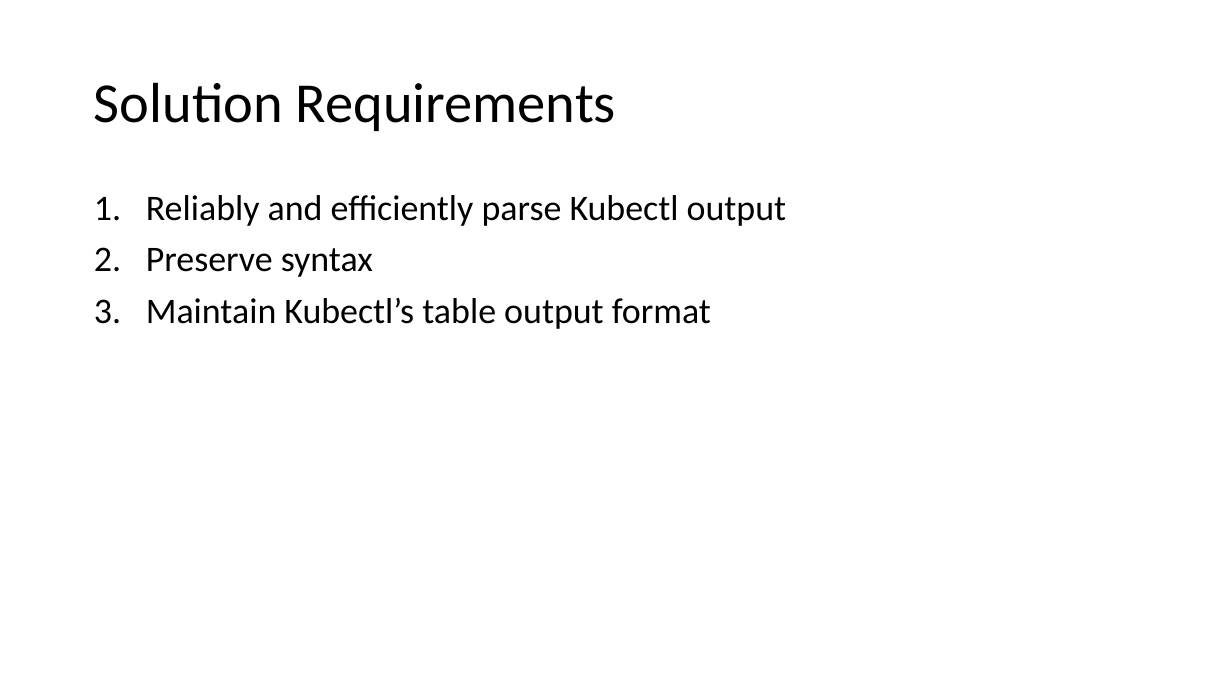
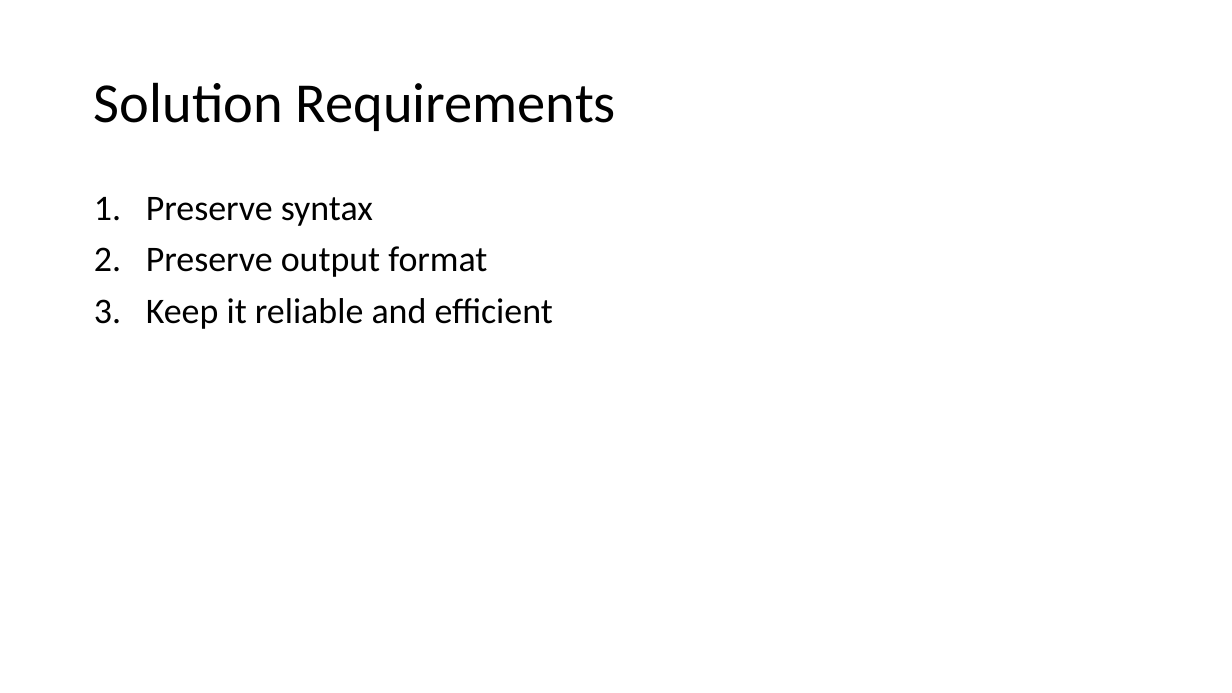
Before and after one commit to ThePoShWolf/Sessions, a slide deck: slide 7 of 2023-04-27 - Making Kubectl PowerShell friendly/PowerShell Summit 2023 - Making Kubectl PowerShell friendly.pptx. Drawn at 1232x693 pixels with LibreOffice and Linux fonts; fonts in the diff are those of the drawing; background and template pictures are left out. Boxes give left, top, right and bottom in pixels: in the first picture for what was removed or moved away, otherwise in the second. Text is boxed around its words. In the diff, an @@ line names an element or a change of style, - is before the commit and + after.

```diff
--- a/2023-04-27 - Making Kubectl PowerShell friendly/PowerShell Summit 2023 - Making Kubectl PowerShell friendly.pptx
+++ b/2023-04-27 - Making Kubectl PowerShell friendly/PowerShell Summit 2023 - Making Kubectl PowerShell friendly.pptx
@@ text at bbox=[146, 195, 786, 226]: paragraph removed @@
-1. Reliably and efficiently parse Kubectl output
@@ text at bbox=[146, 246, 553, 329]: text changed @@
-3. Maintain Kubectl’s table output format
+2. Preserve output format
+3. Keep it reliable and efficient
```
Also in this commit, not shown: 2 other slides changed, 2 slides added, 1 slide removed.
